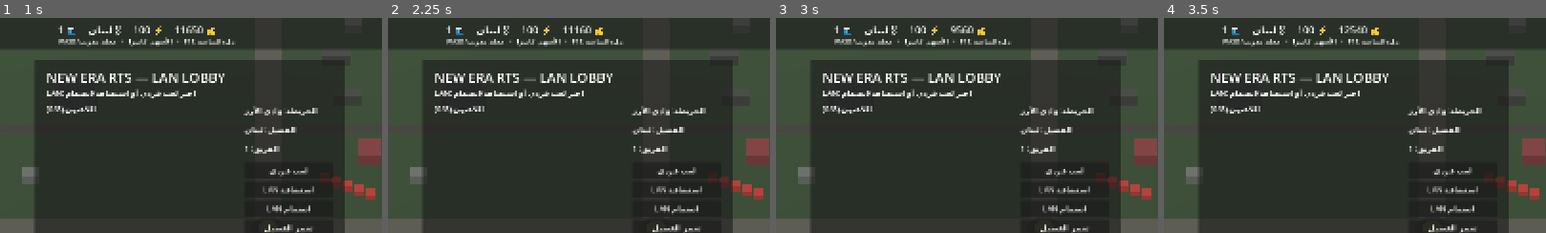
Above: before the commit, frames 1-4 (left to right).
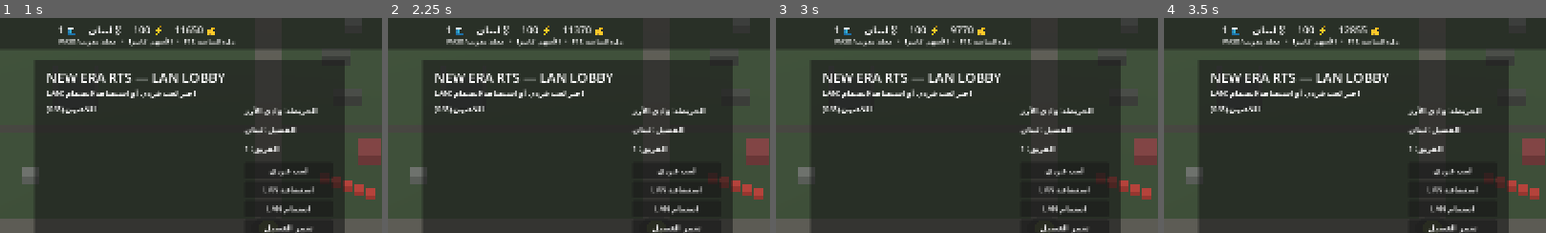
Above: after the commit, the same moments.

Repository: gsgsghdv-pixel/NEW-ERA-RTS
Game: Godot game, scene res://scenes/main.tscn
The game is run twice, just before and just after one commit, with the same random seed, the same clock (stepped at 60 frames per second) and the same inputs.
Inputs:
- Up to frame 1 (1 s): click "جندي [1]" at 0.5 s
- Up to frame 2 (2.25 s): click "دبابة [2]" at 1.25 s; click "مدفعية [3]" at 2 s
- Up to frame 3 (3 s): click "طائرة [4]" at 2.75 s
- Up to frame 4 (3.5 s): no input
The pictures show only the part of the screen within x 15-65%, y 1-51%; the shares and areas given below are measured in that part.

Frame 1 is identical in both runs. In frame 2, less than 0.1% of the frame differs, in the area x 48-52%, y 3-8%; in frame 3, less than 0.1%, in the area x 47-51%, y 3-8%; in frame 4, less than 0.1%.
Error before the commit: Parse Error: Cannot infer the type of "key" variable because the value doesn't have a set type. (res://scripts/rts_entity_adapter.gd:67)
Error after the commit: Out of bounds get index '0' (on base: 'Dictionary') (res://scripts/base_building_controller.gd:116)

Commit message:
Fix typed entity adapter instance id

Diff:
--- a/scripts/rts_entity_adapter.gd
+++ b/scripts/rts_entity_adapter.gd
@@ -64,7 +64,7 @@
             building.set_meta("rts_adapted", true)
         if integration == null:
             continue
-        var key := building.get_instance_id()
+        var key: int = building.get_instance_id()
         if not registered_buildings.has(key):
             var owner_peer := int(building.get_meta("owner_peer", 1))
             integration.register_existing_building(owner_peer, building)
